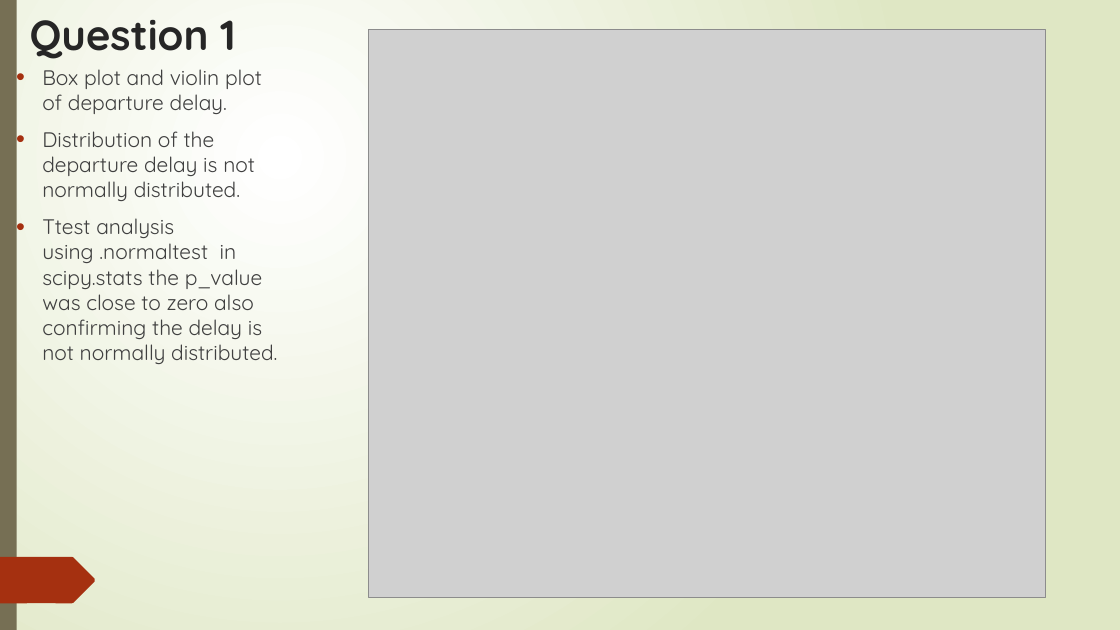
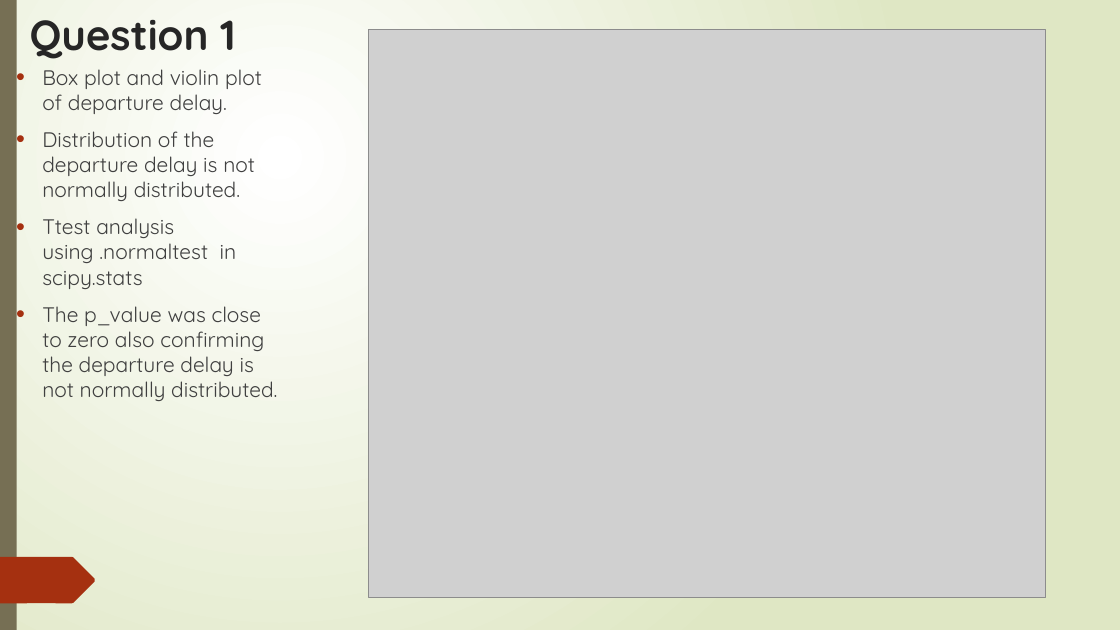
Before and after one commit to rwadisaputro/lhl_midterm_project, a slide deck: slide 2 of Project1-5.pptx. Drawn at 1120x630 pixels with LibreOffice and Linux fonts; fonts in the diff are those of the drawing; grey boxes stand for pictures. Boxes give left, top, right and bottom in pixels: in the first picture for what was removed or moved away, otherwise in the second. Text is boxed around its words. In the diff, an @@ line names an element or a change of style, - is before the commit and + after.

```diff
--- a/Project1-5.pptx
+++ b/Project1-5.pptx
@@ text at (42,218,277,401): text changed @@
-• Ttest analysis using .normaltest in scipy.stats the p_value was close to zero also confirming the delay is not normally distributed.
+• Ttest analysis using .normaltest in scipy.stats
+• The p_value was close to zero also confirming the departure delay is not normally distributed.
```
Also in this commit, not shown: 7 slides added.
